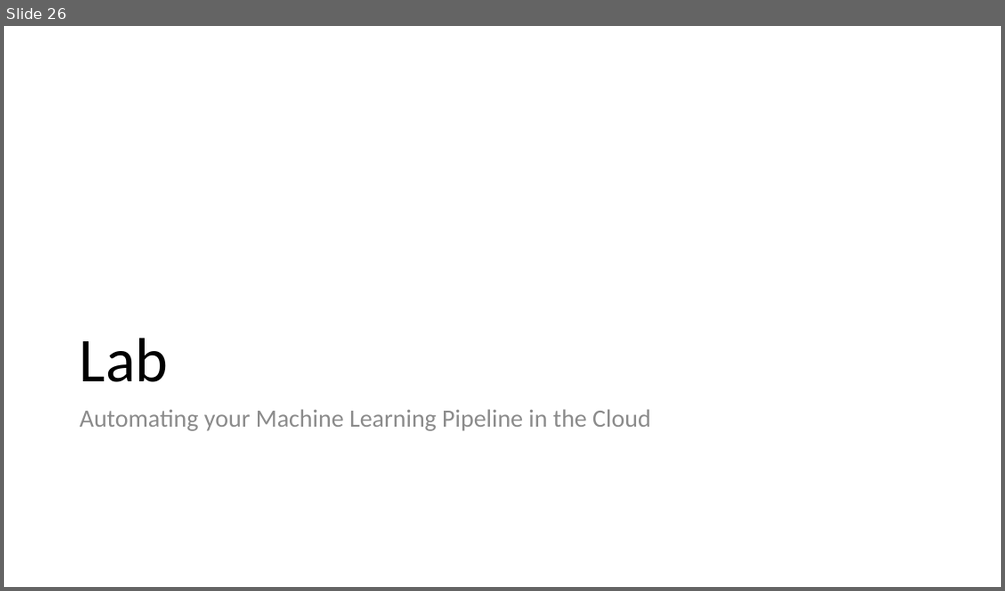
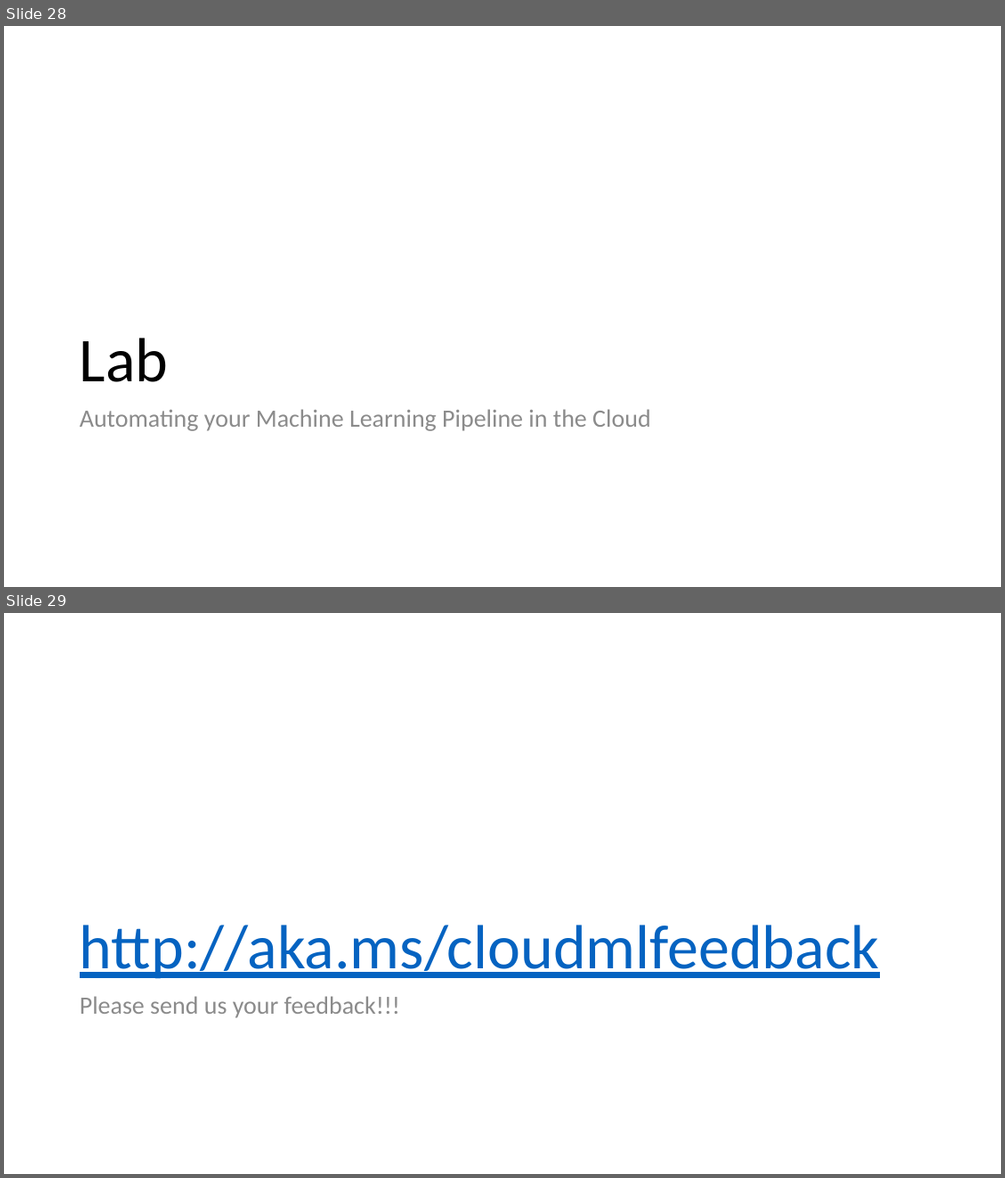
Before and after one commit to cloudscaleml/workshop, a slide deck: powerpoint/MLOps.pptx. Shown one above the other, each under a label of ours: slide 26 before the commit, slides 28 and 29 after it. The pictures are 1005x591 and 1005x1178 pixels, drawn with LibreOffice and Linux fonts; fonts in the diff are those of the drawing. Boxes give left, top, right and bottom in pixels: in the first picture for what was removed or moved away, otherwise in the second. Text is boxed around its words. In the diff, an @@ line names an element or a change of style, - is before the commit and + after.

```diff
--- a/powerpoint/MLOps.pptx
+++ b/powerpoint/MLOps.pptx
@@ slide 29 added at box(4, 613, 1001, 1174), background #FFFFFF @@
@@ title added at box(80, 925, 880, 979), 60 pt, text #0563C1, underline @@
+http://aka.ms/cloudmlfeedback
@@ text added at box(80, 996, 400, 1018), 24 pt, text #8C8C8C @@
+Please send us your feedback!!!
@@ what was slide 26 is now slide 28 @@
```
Also in this commit, not shown: 1 slide changed, 4 other slides added, 2 slides removed, 1 other file.
